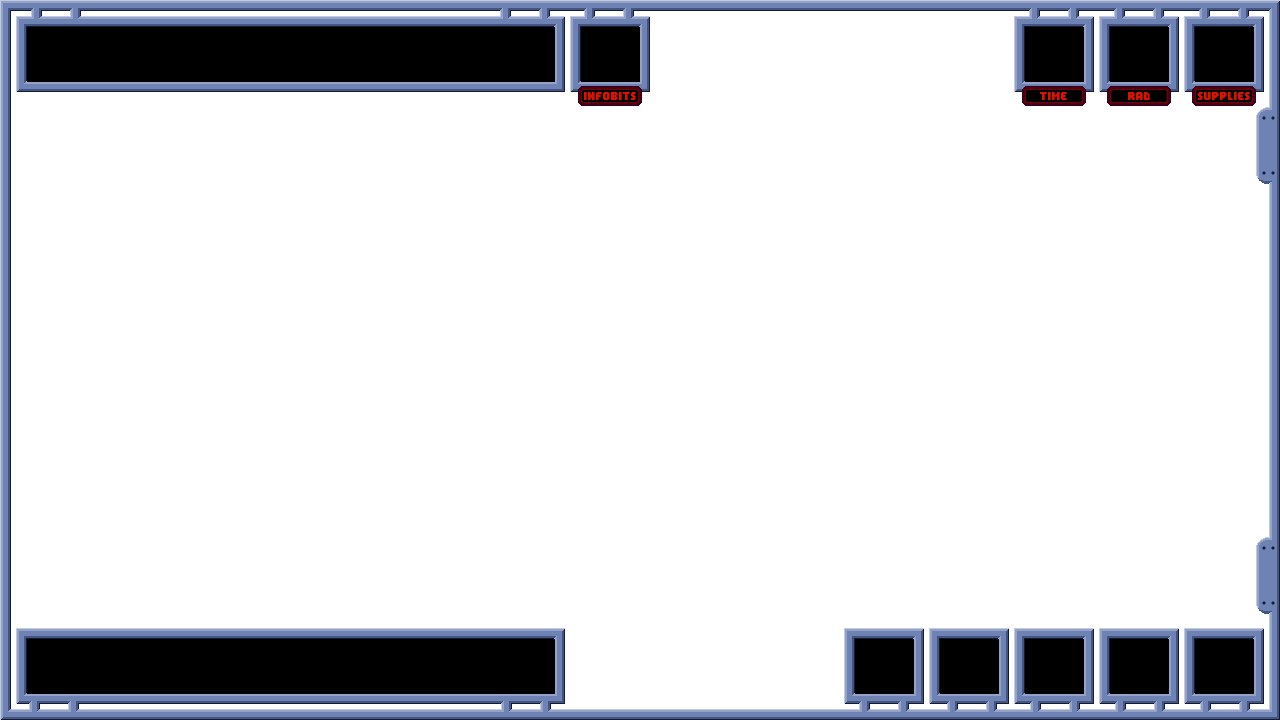
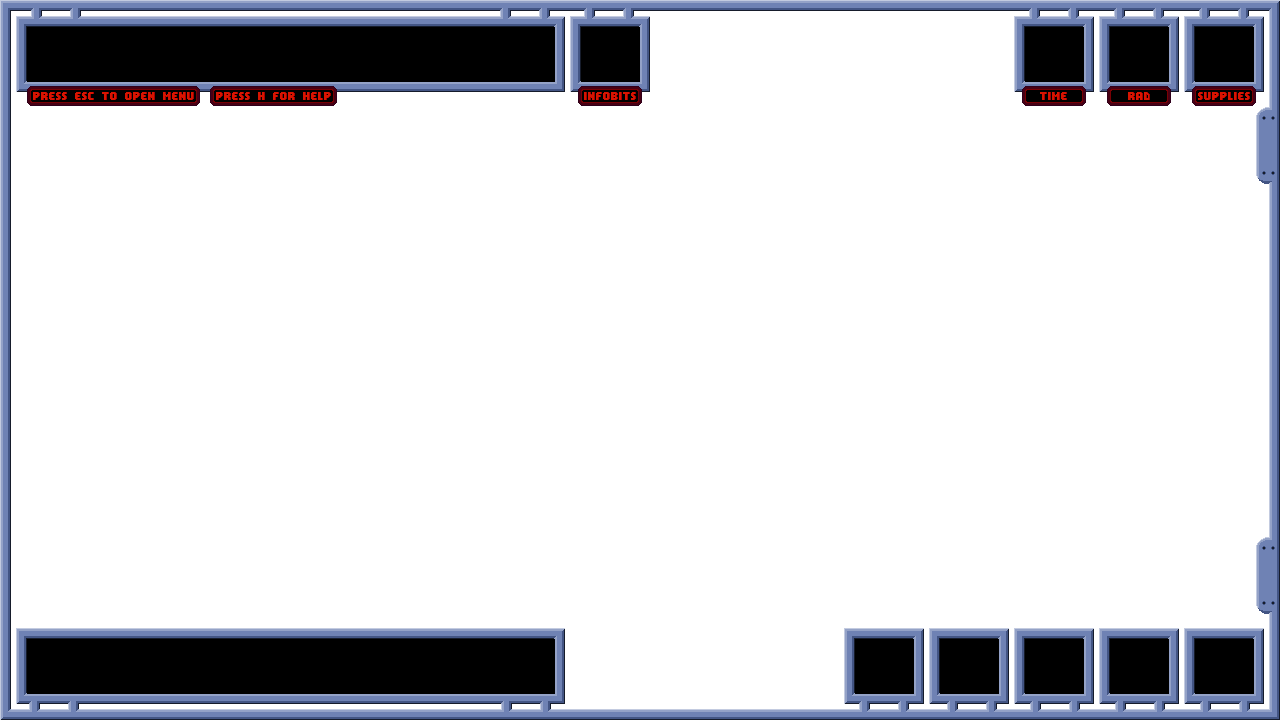
Two versions of the same layered image (1280 x 720). Layer-by-layer changes:
painted on "labels" over box(27, 86, 337, 106)
